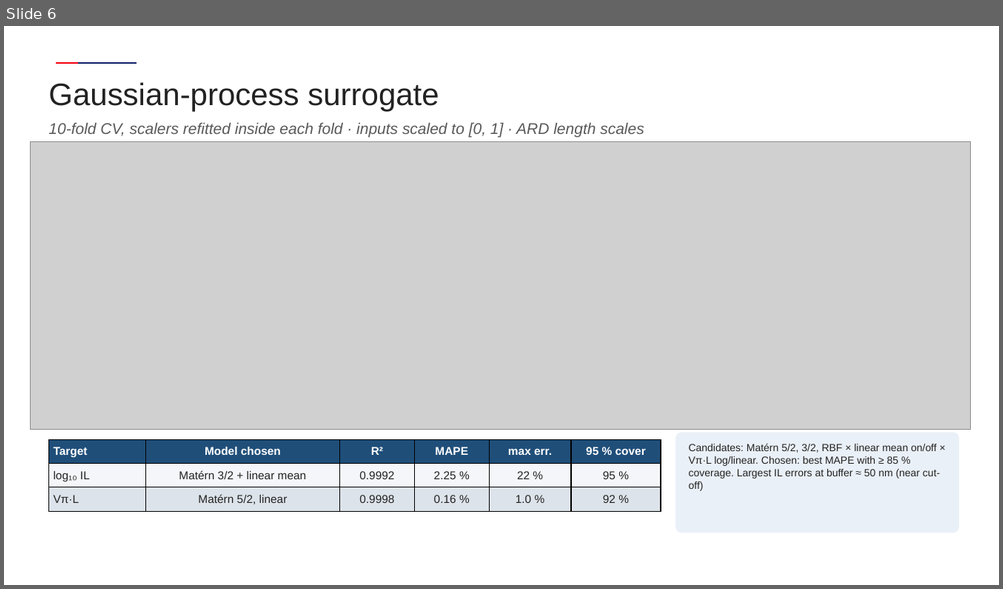
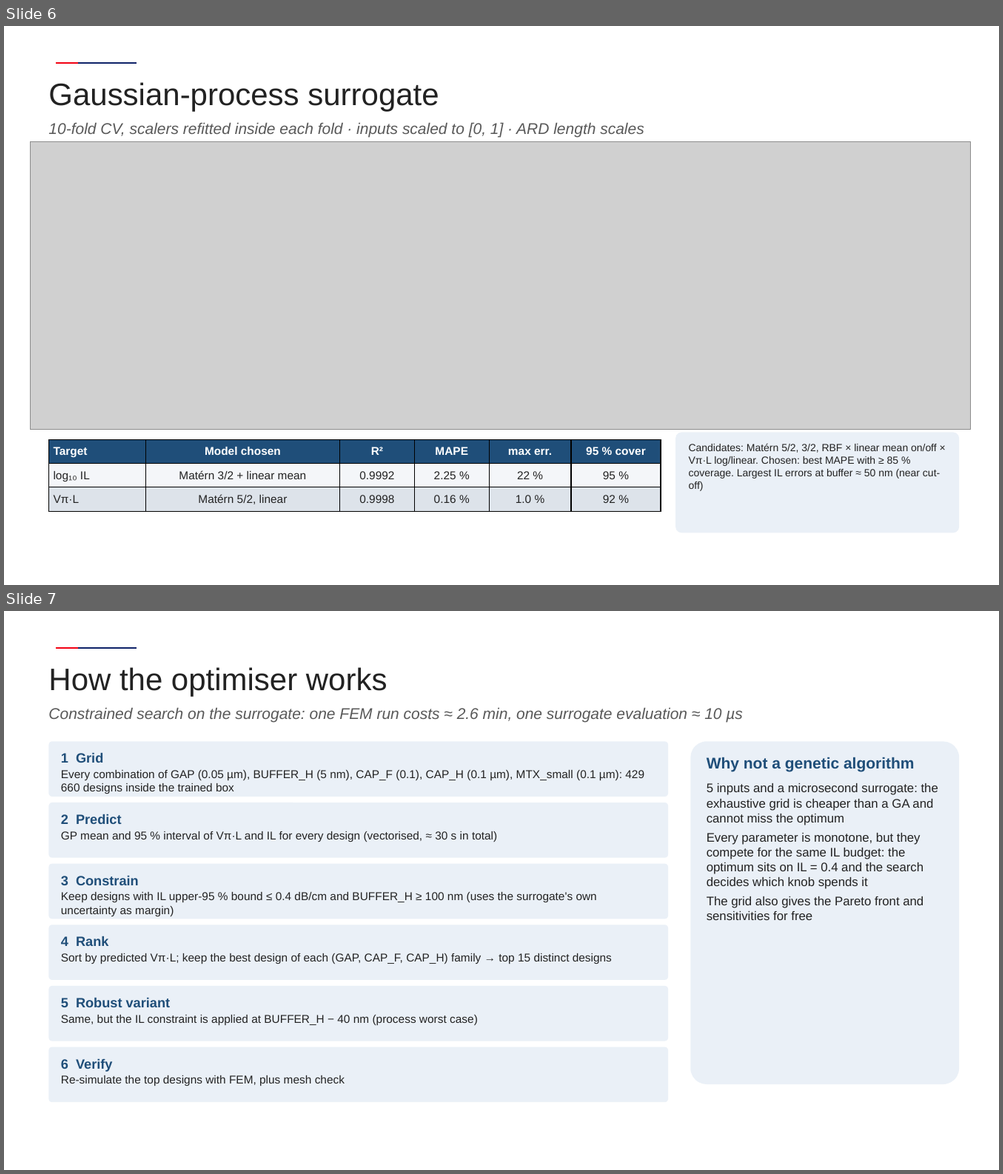
Before and after one commit to andreimuresian/claude, a slide deck: results/madrid/m1/deck/Madrid1_results_AFR.pptx. Shown one above the other, each under a label of ours: slide 6 before the commit, slides 6 and 7 after it. The pictures are 1003x589 and 1003x1174 pixels, drawn with LibreOffice and Linux fonts; fonts in the diff are those of the drawing; grey boxes stand for pictures; background and template pictures are left out. Boxes give left, top, right and bottom in pixels: in the first picture for what was removed or moved away, otherwise in the second. Text is boxed around its words. In the diff, an @@ line names an element or a change of style, - is before the commit and + after.

```diff
--- a/results/madrid/m1/deck/Madrid1_results_AFR.pptx
+++ b/results/madrid/m1/deck/Madrid1_results_AFR.pptx
@@ slide 7 added at box(4, 611, 999, 1170), background #FFFFFF; not listed: 2 template elements that a slide beside it also shows @@
@@ text added at box(48, 667, 387, 696), 30 pt, text #222222 @@
+How the optimiser works
@@ text added at box(48, 708, 743, 723), 15 pt, text #595959, italic @@
+Constrained search on the surrogate: one FEM run costs ≈ 2.6 min, one surrogate evaluation ≈ 10 µs
@@ rounded rectangle added at box(48, 741, 668, 797), fill #EAF0F7, 11 pt, text #222222 @@
+1 Grid
+Every combination of GAP (0.05 µm), BUFFER_H (5 nm), CAP_F (0.1), CAP_H (0.1 µm), MTX_small (0.1 µm): 429 660 designs inside the trained box
@@ rounded rectangle added at box(691, 741, 959, 1085), fill #EAF0F7, 12 pt, text #222222 @@
+Why not a genetic algorithm
+5 inputs and a microsecond surrogate: the exhaustive grid is cheaper than a GA and cannot miss the optimum
+Every parameter is monotone, but they compete for the same IL budget: the optimum sits on IL = 0.4 and the search decides which knob spends it
+The grid also gives the Pareto front and sensitivities for free
@@ rounded rectangle added at box(48, 803, 668, 858), fill #EAF0F7, 11 pt, text #222222 @@
+2 Predict
+GP mean and 95 % interval of Vπ·L and IL for every design (vectorised, ≈ 30 s in total)
@@ rounded rectangle added at box(48, 864, 668, 919), fill #EAF0F7, 11 pt, text #222222 @@
+3 Constrain
+Keep designs with IL upper-95 % bound ≤ 0.4 dB/cm and BUFFER_H ≥ 100 nm (uses the surrogate's own uncertainty as margin)
@@ rounded rectangle added at box(48, 925, 668, 980), fill #EAF0F7, 11 pt, text #222222 @@
+4 Rank
+Sort by predicted Vπ·L; keep the best design of each (GAP, CAP_F, CAP_H) family → top 15 distinct designs
@@ rounded rectangle added at box(48, 986, 668, 1042), fill #EAF0F7, 11 pt, text #222222 @@
+5 Robust variant
+Same, but the IL constraint is applied at BUFFER_H − 40 nm (process worst case)
@@ rounded rectangle added at box(48, 1048, 668, 1102), fill #EAF0F7, 11 pt, text #222222 @@
+6 Verify
+Re-simulate the top designs with FEM, plus mesh check
```
Also in this commit, not shown: 1 slide changed, 2 other slides added, 32 other files.
